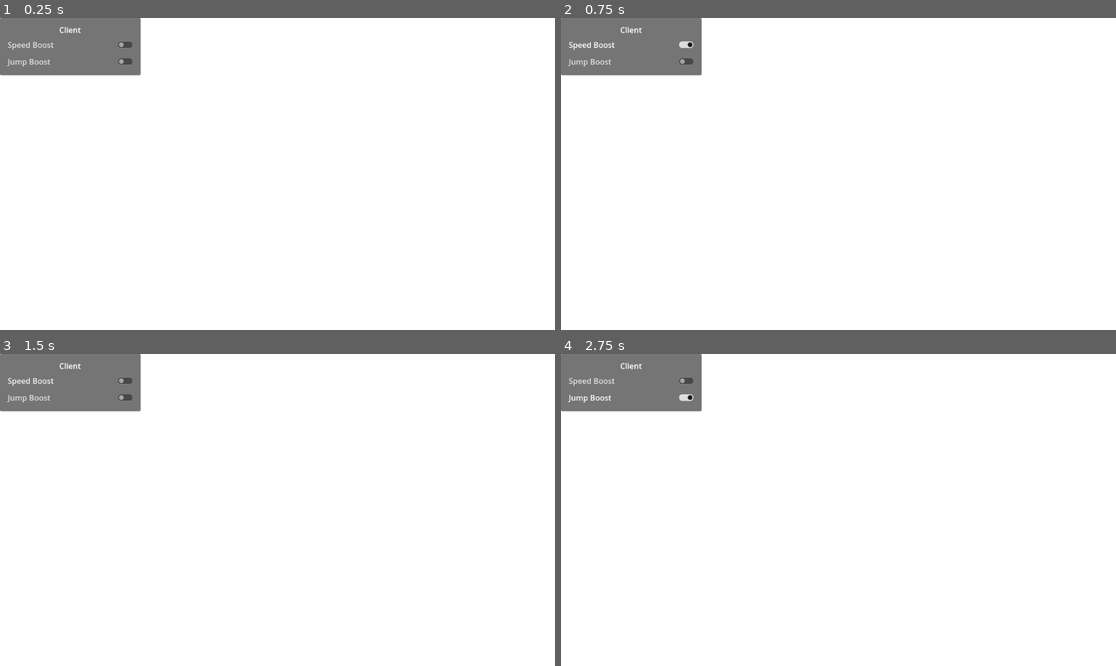
Above: before the commit, frames 1-4 (two rows, left to right).
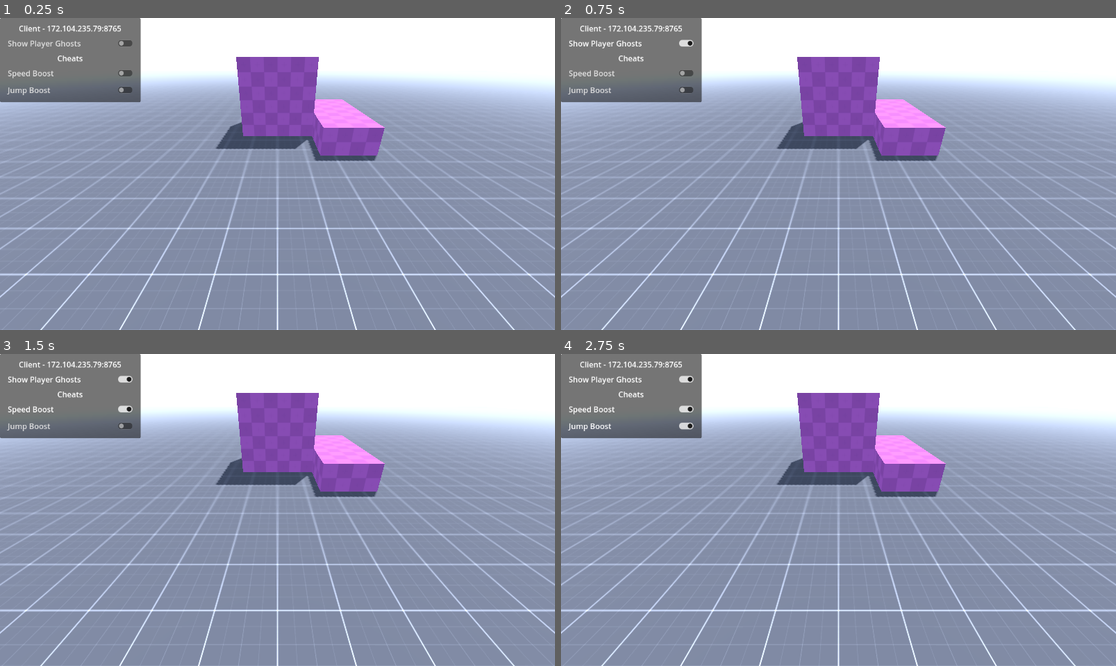
Above: after the commit, the same moments.

Repository: trflorian/server-authoritative-multiplayer
Game: Godot game, scene res://world.tscn
Two runs of this game, one before a commit and one after it. Both use one fixed random seed, a clock stepped at 60 frames per second and the inputs below.
Inputs (mouse positions are in pixels of both pictures, inside the frame that each line leads up to):
- Up to frame 1 (0.25 s): no input
- Up to frame 2 (0.75 s): click (633, 42) at 0.5 s, where only the run after the commit has a clickable "Show Player Ghosts"
- Up to frame 3 (1.5 s): click "Speed Boost" at 1.25 s
- Up to frame 4 (2.75 s): click "Jump Boost" at 2 s

The runs differ from the first frame. In frame 1, 82% of the frame differs, in the area x 0-100%, y 2-100%; in frame 2, 82%; in frame 3, 82%; in frame 4, 82%.

Commit message:
prototyping assets, settings manager

Diff:
--- a/camera/follow_node.gd
+++ b/camera/follow_node.gd
@@ -7,3 +7,9 @@
 func _process(delta: float) -> void:
 	if node_to_follow != null:
 		global_position = global_position.lerp(node_to_follow.global_position + OFFSET, delta)
+	elif not multiplayer.is_server():
+		var all_players = get_tree().get_nodes_in_group("player")
+		for player in all_players:
+			print(int(str(player.name)), multiplayer.get_unique_id())
+			if int(str(player.name)) == multiplayer.get_unique_id():
+				node_to_follow = player.get_node("PlayerBody")
--- a/cheats/network_manager.gd
+++ b/cheats/network_manager.gd
@@ -1,6 +1,7 @@
 extends Node
 
-const IP_ADDRESS := "localhost"
+const IP_ADDRESS := "172.104.235.79"
+#const IP_ADDRESS := "localhost"
 const PORT := 8765
 const MAX_CLIENTS := 4
 
@@ -12,29 +13,30 @@
 
 func _ready() -> void:
 	var args = Array(OS.get_cmdline_args())
-	if args.has("server"):
-		network_type_label.text = "Server"
+	if OS.has_feature("dedicated_server") or args.has("server"):
+		network_type_label.text = "Server - " + IP_ADDRESS + ":" + str(PORT)
 		cheats_ui.visible = false
 		multiplayer.peer_connected.connect(_on_peer_connected)
 		multiplayer.peer_disconnected.connect(_on_peer_disconnected)
 		_create_server()
+		SettingsManager.show_player_ghosts = true
 	else:
-		network_type_label.text = "Client"
+		network_type_label.text = "Client - " + IP_ADDRESS + ":" + str(PORT)
 		cheats_ui.visible = true
 		_create_client()
 
 func _create_client() -> void:
 	print("Starting client...")
-	var peer = ENetMultiplayerPeer.new()
-	peer.create_client(IP_ADDRESS, PORT)
+	var peer = WebSocketMultiplayerPeer.new()
+	peer.create_client("ws://%s:%d" % [IP_ADDRESS, PORT])
 	multiplayer.multiplayer_peer = peer
 	await multiplayer.connected_to_server
 	print("Client is connected to server!")
 
 func _create_server() -> void:
 	print("Starting server...")
-	var peer = ENetMultiplayerPeer.new()
-	peer.create_server(PORT, MAX_CLIENTS)
+	var peer = WebSocketMultiplayerPeer.new()
+	peer.create_server(PORT, "*") # TODO: add TLS options according to https://www.reddit.com/r/godot/comments/17ltxjp/comment/l1uz70s/?utm_source=share&utm_medium=web3x&utm_name=web3xcss&utm_term=1&utm_content=share_button
 	multiplayer.multiplayer_peer = peer
 
 func _on_peer_connected(peer: int) -> void:
--- a/player/player.tscn
+++ b/player/player.tscn
@@ -29,11 +29,19 @@
 properties/4/replication_mode = 1
 
 [sub_resource type="StandardMaterial3D" id="StandardMaterial3D_62wvf"]
-transparency = 1
 albedo_color = Color(0, 0.3, 1, 1)
 
 [sub_resource type="CapsuleMesh" id="CapsuleMesh_ud6jc"]
 material = SubResource("StandardMaterial3D_62wvf")
+
+[sub_resource type="StandardMaterial3D" id="StandardMaterial3D_4bg2w"]
+albedo_color = Color(0, 0, 0, 1)
+metallic_specular = 1.0
+roughness = 0.0
+
+[sub_resource type="BoxMesh" id="BoxMesh_1ouek"]
+material = SubResource("StandardMaterial3D_4bg2w")
+size = Vector3(0.7, 0.2, 0.2)
 
 [sub_resource type="SceneReplicationConfig" id="SceneReplicationConfig_7yws8"]
 properties/0/path = NodePath(".:input_dir_sync")
@@ -46,7 +54,7 @@
 properties/2/spawn = true
 properties/2/replication_mode = 1
 
-[node name="Player" type="Node3D"]
+[node name="Player" type="Node3D" groups=["player"]]
 script = ExtResource("1_ub3x8")
 
 [node name="PlayerGhost" type="CharacterBody3D" parent="."]
@@ -62,7 +70,7 @@
 
 [node name="GhostSync" type="MultiplayerSynchronizer" parent="PlayerGhost"]
 root_path = NodePath("../..")
-replication_interval = 0.1
+replication_interval = 0.05
 replication_config = SubResource("SceneReplicationConfig_jgn1b")
 
 [node name="PlayerBody" type="CharacterBody3D" parent="."]
@@ -76,5 +84,9 @@
 [node name="CollisionShape3D" type="CollisionShape3D" parent="PlayerBody"]
 shape = SubResource("CapsuleShape3D_ywkg8")
 
+[node name="MeshInstance3D" type="MeshInstance3D" parent="PlayerBody"]
+transform = Transform3D(1, 0, 0, 0, 1, 0, 0, 0, 1, 0.0204223, 0.459778, -0.437381)
+mesh = SubResource("BoxMesh_1ouek")
+
 [node name="InputSync" type="MultiplayerSynchronizer" parent="."]
 replication_config = SubResource("SceneReplicationConfig_7yws8")
--- a/player/player_controller.gd
+++ b/player/player_controller.gd
@@ -3,7 +3,7 @@
 class_name PlayerController
 
 const SPEED = 5.0
-const JUMP_VELOCITY = 6.0
+const JUMP_VELOCITY = 9.0
 
 @export var player_id: int
 
@@ -47,6 +47,7 @@
 	var delta_ticks = tick_sync - tick_sync_server
 
 	$PlayerBody.global_position = $PlayerGhost.global_position
+	$PlayerBody.global_rotation = $PlayerGhost.global_rotation
 	$PlayerBody.velocity = linear_velocity_sync_server
 
 	while len(input_buffer_dir) > delta_ticks:
@@ -72,6 +73,7 @@
 	interpolation_prev_timestamp = Time.get_ticks_msec()
 
 func _physics_process(delta: float) -> void:
+	$PlayerGhost.visible = SettingsManager.show_player_ghosts
 
 	if _is_local_player():
 		tick_sync += 1
@@ -83,7 +85,9 @@
 		_move_player($PlayerBody, delta, is_jumping_sync, input_dir_sync)
 	else:
 		var dt = Time.get_ticks_msec() - interpolation_prev_timestamp
-		$PlayerBody.global_position = $PlayerBody.global_position.lerp($PlayerGhost.global_position, min(1, dt/200.0))
+		$PlayerBody.global_position = $PlayerBody.global_position.lerp($PlayerGhost.global_position, min(1, dt/50.0))
+		$PlayerBody.global_rotation = $PlayerBody.global_rotation.lerp($PlayerGhost.global_rotation, min(1, dt/50.0))
+
 
 	if multiplayer.is_server():
 		tick_sync_server = tick_sync
@@ -119,4 +123,30 @@
 		body.velocity.x = move_toward(body.velocity.x, 0, speed)
 		body.velocity.z = move_toward(body.velocity.z, 0, speed)
 
+	var flat_velocity = Vector3(body.velocity.x, 0.0, body.velocity.z)
+	if flat_velocity.length() > 0:
+		_look_at_target_interpolated(body, body.global_position + flat_velocity, 0.1)
+
+	# Find the current quaternion from the current transform.
+	#var current_quat = body.transform.basis.get_rotation_quaternion()
+	#var desired_quat: Quaternion
+	#if body.velocity.length() > 0:
+#
+		## Find the quaternion you want to interpolate towards based on the current velocity
+		## and the maximum lean angle (say PI / 6 radians).
+		#desired_quat = Quaternion(body.velocity.cross(Vector3(0,-1,0)).normalized(), PI / 20)
+	#else:
+		#desired_quat = Quaternion(Vector3(0,1,0), PI / 6)
+		#
+	## Calculate an interpolated quaternion (using so-called spherical linear interpolation).
+	#var next_quat = current_quat.slerp(desired_quat, 0.5)
+#
+	## Make the character lean by updating the character's transform.
+	#body.transform.basis = Basis(next_quat)
+
 	body.move_and_slide()
+
+func _look_at_target_interpolated(body: Node3D, look_target: Vector3, weight: float) -> void:
+	var xform := body.transform # your transform
+	xform = xform.looking_at(look_target,Vector3.UP)
+	body.transform = body.transform.interpolate_with(xform,weight)
--- a/project.godot
+++ b/project.godot
@@ -18,6 +18,7 @@
 [autoload]
 
 CheatsManager="*res://cheats/cheats_manager.gd"
+SettingsManager="*res://settings/settings_manager.gd"
 
 [input]
 
@@ -47,6 +48,10 @@
 ]
 }
 
+[physics]
+
+3d/default_gravity=20.0
+
 [rendering]
 
 renderer/rendering_method="gl_compatibility"
--- /dev/null
+++ b/settings/settings_manager.gd
@@ -0,0 +1,3 @@
+extends Node
+
+@export var show_player_ghosts: bool = false
--- /dev/null
+++ b/settings/v_box_container_settings.gd
@@ -0,0 +1,8 @@
+extends VBoxContainer
+
+
+func _ready() -> void:
+	$CheckButtonGhost.toggled.connect(_on_toggle_ghost)
+
+func _on_toggle_ghost(is_active: bool) -> void:
+	SettingsManager.show_player_ghosts = is_active
--- a/world.tscn
+++ b/world.tscn
@@ -1,9 +1,12 @@
-[gd_scene load_steps=11 format=3 uid="uid://fkcfoilma1lc"]
+[gd_scene load_steps=19 format=3 uid="uid://fkcfoilma1lc"]
 
 [ext_resource type="Script" path="res://cheats/network_manager.gd" id="1_qxjbp"]
 [ext_resource type="Script" path="res://camera/follow_node.gd" id="2_2onsa"]
 [ext_resource type="PackedScene" uid="uid://bfrav2bbqpxug" path="res://player/player.tscn" id="2_2u2ss"]
 [ext_resource type="Script" path="res://cheats/v_box_container_cheats.gd" id="3_ewwy3"]
+[ext_resource type="Script" path="res://settings/v_box_container_settings.gd" id="3_hbnai"]
+[ext_resource type="Texture2D" uid="uid://5ff3ifr8tn2j" path="res://assets/texture_01.png" id="4_nw1tp"]
+[ext_resource type="Texture2D" uid="uid://dsnylthvgqrh4" path="res://assets/texture_08.png" id="6_qa0am"]
 
 [sub_resource type="ProceduralSkyMaterial" id="ProceduralSkyMaterial_knimw"]
 sky_horizon_color = Color(0.64625, 0.65575, 0.67075, 1)
@@ -14,18 +17,44 @@
 
 [sub_resource type="Environment" id="Environment_6gvf6"]
 background_mode = 1
-background_color = Color(1, 1, 1, 1)
+background_color = Color(0.733398, 0.824724, 0.999999, 1)
+background_energy_multiplier = 2.0
 sky = SubResource("Sky_yyxua")
 tonemap_mode = 2
+fog_enabled = true
+fog_mode = 1
+fog_light_color = Color(0.733257, 0.823636, 1, 1)
+fog_light_energy = 1.22
+fog_density = 1.0
 
 [sub_resource type="StandardMaterial3D" id="StandardMaterial3D_4b7w8"]
-metallic_specular = 0.0
+albedo_texture = ExtResource("4_nw1tp")
+uv1_scale = Vector3(50, 50, 50)
 
 [sub_resource type="PlaneMesh" id="PlaneMesh_hr28o"]
 material = SubResource("StandardMaterial3D_4b7w8")
 size = Vector2(100, 100)
 
 [sub_resource type="WorldBoundaryShape3D" id="WorldBoundaryShape3D_yxmpl"]
+
+[sub_resource type="StandardMaterial3D" id="StandardMaterial3D_2ejnj"]
+albedo_color = Color(0.49791, 0.253137, 0.478893, 1)
+albedo_texture = ExtResource("6_qa0am")
+uv1_triplanar = true
+
+[sub_resource type="BoxMesh" id="BoxMesh_1uv5t"]
+material = SubResource("StandardMaterial3D_2ejnj")
+size = Vector3(3, 3, 3)
+
+[sub_resource type="BoxShape3D" id="BoxShape3D_jdljc"]
+size = Vector3(3, 3, 3)
+
+[sub_resource type="BoxMesh" id="BoxMesh_jgt1v"]
+material = SubResource("StandardMaterial3D_2ejnj")
+size = Vector3(2, 1, 5)
+
+[sub_resource type="BoxShape3D" id="BoxShape3D_m0dxs"]
+size = Vector3(2, 1, 5)
 
 [node name="World" type="Node3D"]
 
@@ -67,6 +96,21 @@
 horizontal_alignment = 1
 clip_text = true
 
+[node name="VBoxContainerSettings" type="VBoxContainer" parent="UI/Panel/MarginContainer/VBoxContainer"]
+layout_mode = 2
+script = ExtResource("3_hbnai")
+
+[node name="CheckButtonGhost" type="CheckButton" parent="UI/Panel/MarginContainer/VBoxContainer/VBoxContainerSettings"]
+layout_mode = 2
+focus_mode = 0
+text = "Show Player Ghosts"
+
+[node name="LabelCheats" type="Label" parent="UI/Panel/MarginContainer/VBoxContainer"]
+layout_mode = 2
+text = "Cheats"
+horizontal_alignment = 1
+clip_text = true
+
 [node name="VBoxContainerCheats" type="VBoxContainer" parent="UI/Panel/MarginContainer/VBoxContainer"]
 layout_mode = 2
 script = ExtResource("3_ewwy3")
@@ -99,3 +143,27 @@
 [node name="MultiplayerSpawner" type="MultiplayerSpawner" parent="."]
 _spawnable_scenes = PackedStringArray("res://player/player.tscn")
 spawn_path = NodePath("../AllPlayers")
+
+[node name="InteractableCube" type="RigidBody3D" parent="."]
+transform = Transform3D(1, 0, 0, 0, 1, 0, 0, 0, 1, 0, 1.5, -5)
+mass = 0.1
+
+[node name="MeshInstance3D" type="MeshInstance3D" parent="InteractableCube"]
+mesh = SubResource("BoxMesh_1uv5t")
+skeleton = NodePath("../..")
+
+[node name="CollisionShape3D" type="CollisionShape3D" parent="InteractableCube"]
+shape = SubResource("BoxShape3D_jdljc")
+
+[node name="InteractableCube2" type="RigidBody3D" parent="."]
+transform = Transform3D(1, 0, 0, 0, 1, 0, 0, 0, 1, 3.5, 1.5, -4)
+mass = 0.1
+
+[node name="MeshInstance3D" type="MeshInstance3D" parent="InteractableCube2"]
+transform = Transform3D(1, 0, 0, 0, 1, 0, 0, 0, 1, -1, -1, 0)
+mesh = SubResource("BoxMesh_jgt1v")
+skeleton = NodePath("../..")
+
+[node name="CollisionShape3D" type="CollisionShape3D" parent="InteractableCube2"]
+transform = Transform3D(1, 0, 0, 0, 1, 0, 0, 0, 1, -1, -1, 0)
+shape = SubResource("BoxShape3D_m0dxs")
Binary file added: assets/texture_01.png
Not shown, added: assets/texture_01.png.import
Binary file added: assets/texture_08.png
Not shown, added: assets/texture_08.png.import
Not shown, added: export_presets.cfg
Not shown: 1 places in player/player.tscn that only renumber resources
Not shown, changed: .gitignore
